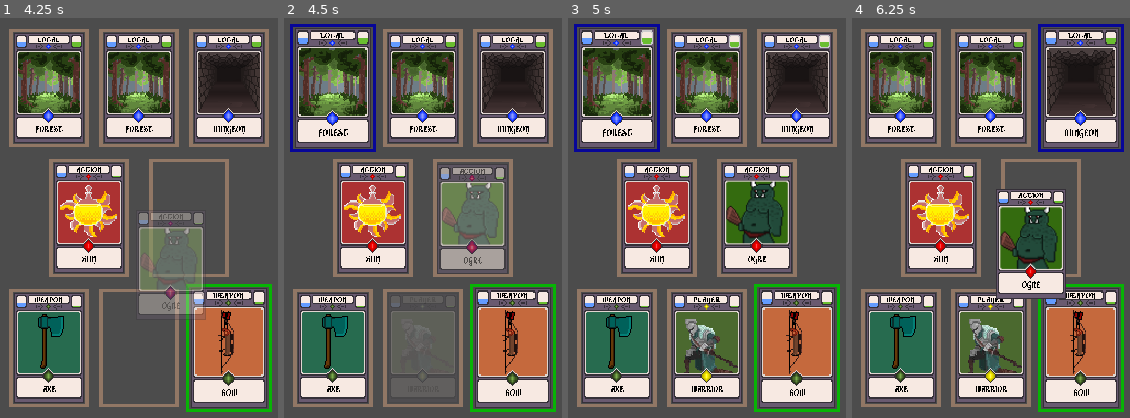
Above: before the commit, frames 1-4 (left to right).
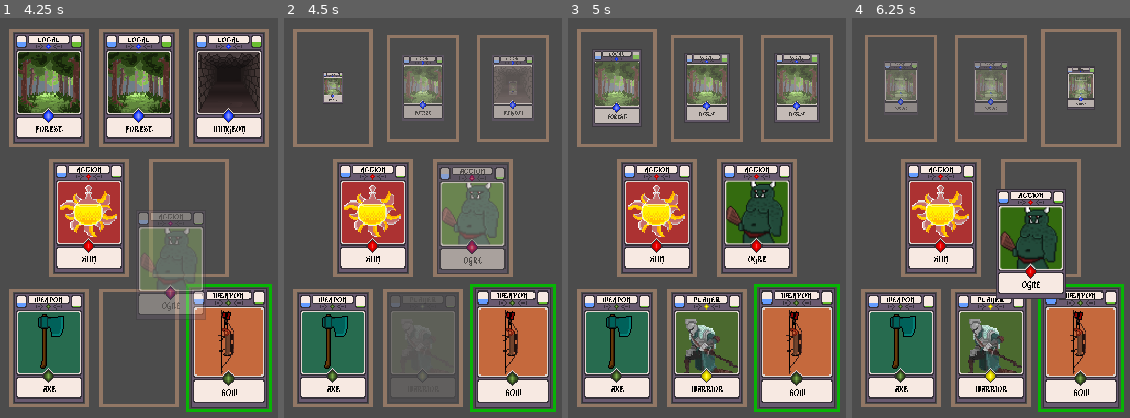
Above: after the commit, the same moments.

Repository: kdds22/Crawler-Card-RPG
Game: Godot game, scene res://scenes/MainCore.tscn
Same seed, same stepped clock (60 frames per second), same inputs: the game is played once before the commit and once after it.
Inputs (mouse positions are in pixels of both pictures, inside the frame that each line leads up to):
- Up to frame 1 (4.25 s): move the mouse to (139, 346) at 0.52 s; press the mouse at (139, 346) at 0.53 s; move the mouse to (50, 346) at 1.27 s; release the mouse at (50, 346) at 1.28 s; tap P (atk_enemy) at 1.35 s; click (50, 346) at 1.55 s; move the mouse to (227, 346) at 2.02 s; press the mouse at (227, 346) at 2.03 s; move the mouse to (88, 218) at 2.77 s; release the mouse at (88, 218) at 2.78 s; click (88, 218) at 2.85 s; move the mouse to (189, 218) at 3.52 s; hold P (atk_enemy) from 3.53 s (still down); click (189, 218) at 3.8 s
- Up to frame 2 (4.5 s): move the mouse to (334, 86) at 4.27 s; release P (atk_enemy) at 4.28 s; click (334, 86) at 4.35 s
- Up to frame 3 (5 s): no input
- Up to frame 4 (6.25 s): move the mouse to (991, 86) at 5.02 s; press the mouse at (991, 86) at 5.03 s; move the mouse to (1079, 86) at 5.77 s; release the mouse at (1079, 86) at 5.78 s; tap P (atk_enemy) at 5.85 s; click (1079, 86) at 6.05 s

Frame 1 is identical in both runs. In frame 2, 25% of the frame differs, in the area x 2-97%, y 1-34%; in frame 3, 25%; in frame 4, 25%.

Commit message:
Correção da escolha da Carta-Local - Sistema escalavel pra identificar o tipo de Carta al clicar

Diff:
--- a/scripts/CardBase.gd
+++ b/scripts/CardBase.gd
@@ -58,9 +58,14 @@
 		atk_player()
 	if focused:
 		if event.is_action_pressed("click"):
-			clicked = true
-			print("\nclicked: ",my_info["Name"]," - ", clicked)
-			$Sprite.z_index = 1
+			match my_info["Type"]: # Verificação dos Tipos de carta... like StateMachine
+				"Local":
+					print("\nOps, clicou num:, "+my_info["Type"])
+					get_node(main_core_path).card_clicked(self)
+				_:
+					print("\nOps, clicou num:, "+my_info["Type"])
+					clicked = true
+					$Sprite.z_index = 1
 
 			## Mudar no Mapa
 
--- a/scripts/MainCore.gd
+++ b/scripts/MainCore.gd
@@ -6,10 +6,6 @@
 
 
 var ref_player : Object
-
-#### Index das Local_Cards
-onready var all_local_index = [5,6,7]
-
 
 
 
@@ -46,6 +42,7 @@
 
 
 # Chama o Gerenciador de Cartas para a proxima ação
+# Põe na Tela as proximas 3 Cartas-Locais
 func card_clicked(card : RigidBody2D) -> void:
 	var info = card.get_info_card() # printa a INFO da Carta
 	var new_card : Array
